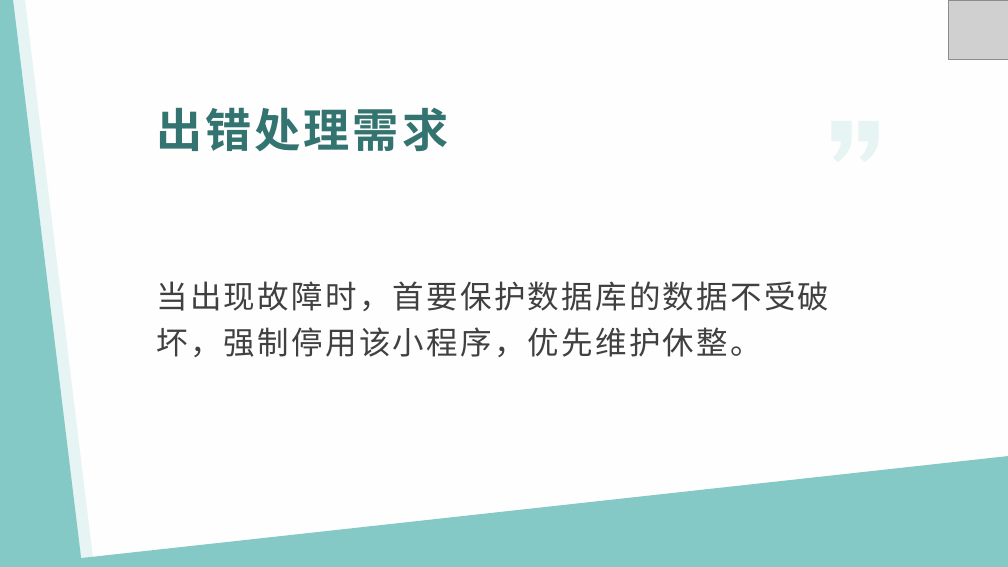
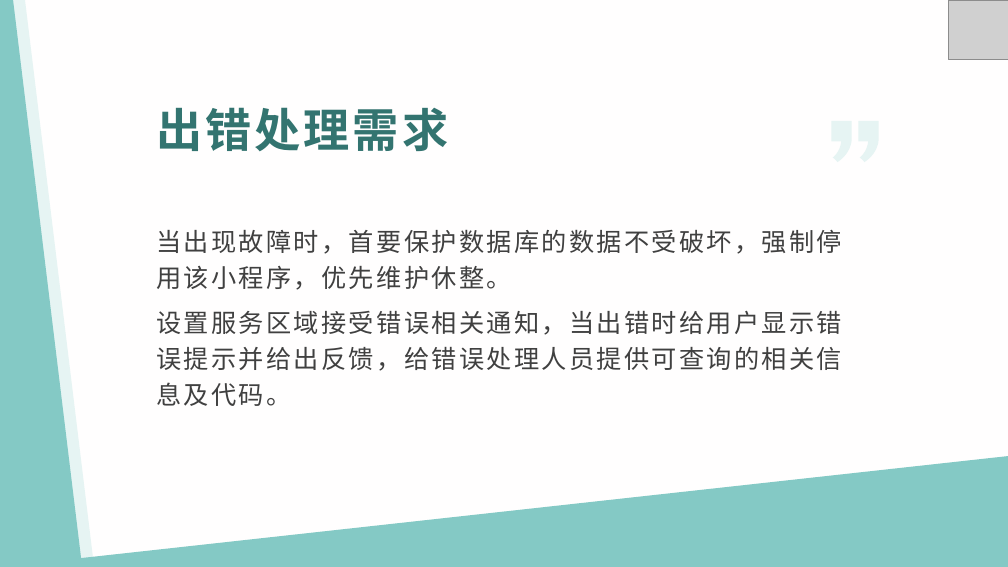
Before and after one commit to xlisses/ruang, a slide deck: slide 7 of Requirement_Statements/需求分析.pptx. Drawn at 1008x567 pixels with LibreOffice and Linux fonts; fonts in the diff are those of the drawing; grey boxes stand for pictures. Boxes give left, top, right and bottom in pixels: in the first picture for what was removed or moved away, otherwise in the second. Text is boxed around its words. In the diff, an @@ line names an element or a change of style, - is before the commit and + after.

```diff
--- a/Requirement_Statements/需求分析.pptx
+++ b/Requirement_Statements/需求分析.pptx
@@ text at box(156, 230, 841, 290): size 30 to 24 pt in "当出现故障时，首要保护数据库的数据不受破坏，强制停用该小程序，优先维护休整。" @@
@@ text at box(156, 311, 841, 406): paragraph added @@
+设置服务区域接受错误相关通知，当出错时给用户显示错误提示并给出反馈，给错误处理人员提供可查询的相关信息及代码。
```
Also in this commit, not shown: 3 other slides changed, 1 slide added, 2 slides removed.
